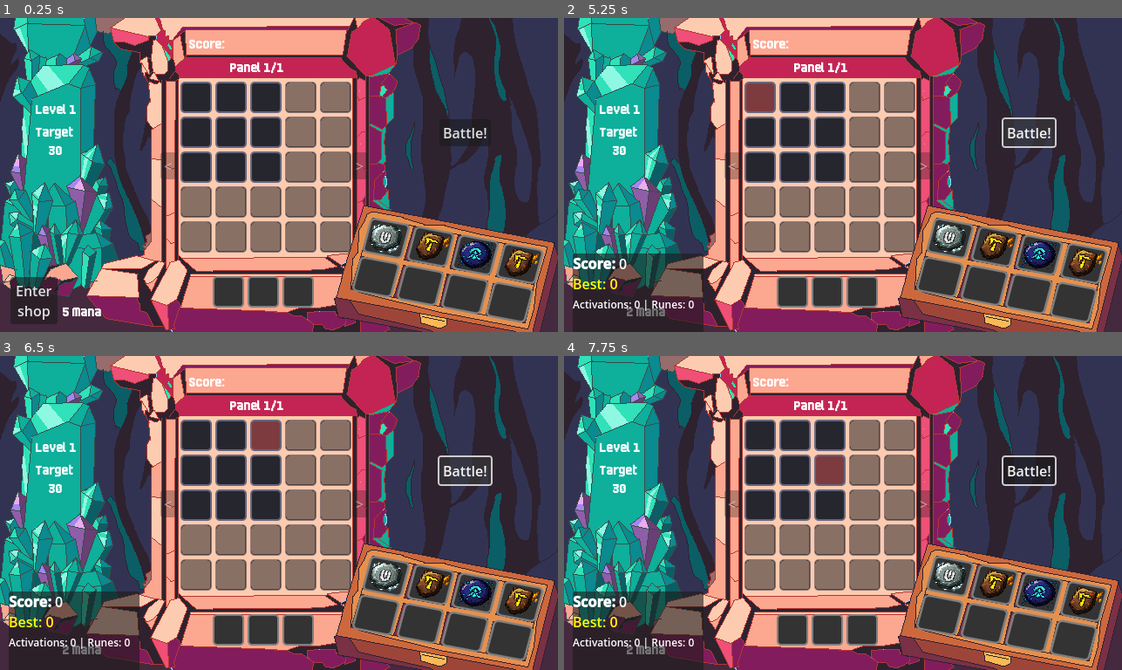
Above: before the commit, frames 1-4 (two rows, left to right).
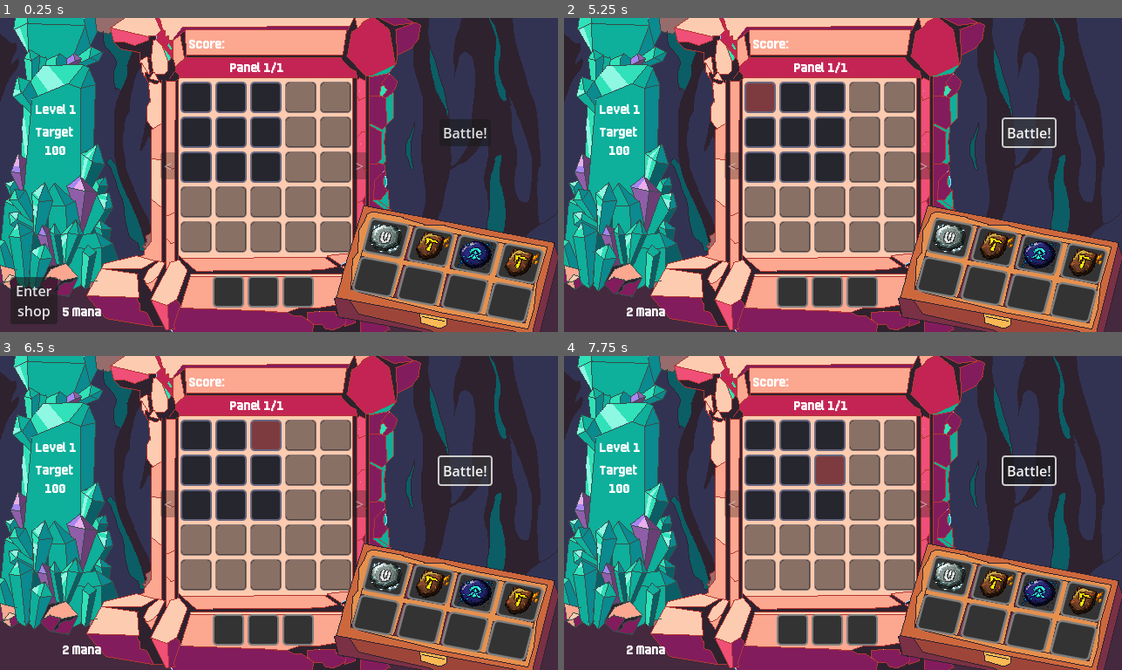
Above: after the commit, the same moments.

Repository: RenatoAAB/Runes
Game: Godot game, scene res://scenes/main.tscn
Two runs of this game, one before a commit and one after it. Both use one fixed random seed, a clock stepped at 60 frames per second and the inputs below.
Inputs (mouse positions are in pixels of both pictures, inside the frame that each line leads up to):
- Up to frame 1 (0.25 s): no input
- Up to frame 2 (5.25 s): click "Enter shop" at 0.5 s; click "Manage Runes" at 1.25 s; click "Enter shop" at 2 s; click "Pergaminho 1 Mana" at 2.75 s; click "Pergaminho 2 Mana" at 3.5 s; click "Manage Runes" at 4.25 s; click "Battle!" at 5 s
- Up to frame 3 (6.5 s): click "Battle!" at 5.75 s
- Up to frame 4 (7.75 s): click "Battle!" at 6.5 s; tap Enter at 7.25 s; drag from (759, 434) to (898, 443) at 7.27 s

The runs differ from the first frame. In frame 1, less than 0.1% of the frame differs, in the area x 8-12%, y 40-44%; in frame 2, 5.8%, in the area x 1-25%, y 40-100%; in frame 3, 5.8%; in frame 4, 5.8%.

Commit message:
ajustes score ultima rodada

Diff:
--- a/scenes/main.tscn
+++ b/scenes/main.tscn
@@ -55,7 +55,7 @@
 [node name="GameManager" type="Node" parent="Managers" node_paths=PackedStringArray("inventory_manager")]
 script = ExtResource("1_o6xl0")
 inventory_manager = NodePath("../InventoryManager")
-base_target_score = 30
+base_target_score = 100
 initial_runes = Array[ExtResource("5_muem4")]([ExtResource("6_muem4"), ExtResource("7_dp3eg"), ExtResource("8_0ld40"), ExtResource("9_gqmmt")])
 rune_drop_rates = ExtResource("18_pm3ni")
 
--- a/scripts/autoloads/statistics_manager.gd
+++ b/scripts/autoloads/statistics_manager.gd
@@ -116,9 +116,6 @@
 # =============================================================================
 
 func _on_battle_started(_panel_count: int) -> void:
-	# Snapshot current round data before reset
-	_previous_round_score_by_rune = battle.get("score_by_rune", {}).duplicate()
-	_previous_round_activations_by_rune = battle.get("activations_by_rune", {}).duplicate()
 	_reset_battle_stats()
 
 
@@ -126,6 +123,10 @@
 	battle["ended_at"] = Time.get_ticks_msec()
 	battle["duration_msec"] = battle["ended_at"] - battle["started_at"]
 	battle["total_score"] = total_score
+
+	# Snapshot per-rune data for secondary tooltip (available during PLANNING)
+	_previous_round_score_by_rune = battle.get("score_by_rune", {}).duplicate()
+	_previous_round_activations_by_rune = battle.get("activations_by_rune", {}).duplicate()
 
 	# Update run stats
 	run["rounds_played"] += 1
--- a/scripts/logic/game_manager.gd
+++ b/scripts/logic/game_manager.gd
@@ -32,9 +32,10 @@
 
 @export var inventory_manager: InventoryManager
 
-# Curve settings
-@export var base_target_score: int = 50
-@export var score_growth_per_level: float = 1.5
+# Curve settings — Target(n) = base × (g0 + s×(n-1))^(n-1)
+@export var base_target_score: int = 100
+@export var score_growth_initial: float = 1.5
+@export var score_growth_acceleration: float = 0.05
 
 var current_level: int = 1
 var current_target_score: int = 0
@@ -318,8 +319,10 @@
 	start_game()
 
 func _calculate_target_score(level: int) -> int:
-	# Simple exponential curve
-	return int(base_target_score * pow(score_growth_per_level, level - 1))
+	# Accelerating exponential: growth itself grows each round
+	var n := level - 1
+	var effective_growth := score_growth_initial + score_growth_acceleration * n
+	return int(base_target_score * pow(effective_growth, n))
 
 func _setup_initial_inventory() -> void:
 	# Clear inventory
--- a/scripts/main_controller.gd
+++ b/scripts/main_controller.gd
@@ -805,16 +805,13 @@
 func _on_phase_changed(new_phase: GameEnums.GamePhase) -> void:
 	match new_phase:
 		GameEnums.GamePhase.BATTLE:
-			# Create stats display for battle
-			_create_stats_display()
 			# Hide shop during battle
 			_hide_shop()
 			# Hide enter shop button during battle
 			if enter_shop_button:
 				enter_shop_button.visible = false
 		GameEnums.GamePhase.RESOLUTION:
-			# Remove stats display after battle
-			_remove_stats_display()
+			pass  # BattleResultScreen handles end-of-round display
 		GameEnums.GamePhase.PLANNING:
 			# Hide shop view when planning starts (player can reopen it)
 			_hide_shop()
--- a/scripts/ui/tooltip_builder.gd
+++ b/scripts/ui/tooltip_builder.gd
@@ -240,8 +240,9 @@
 	var prev_activations: int = stats.get_previous_round_activations_for_rune(rune_id)
 	if prev_score == 0 and prev_activations == 0:
 		return ""
-	var text = "[color=gray]Rodada anterior:[/color]"
-	text += "\n[color=cyan]%d[/color] pts | %d ativ." % [prev_score, prev_activations]
+	var text = "[b][color=gray]Última rodada[/color][/b]"
+	text += "\n[color=cyan]+%d[/color] pts" % prev_score
+	text += "\n[color=yellow]★%d[/color] ativações" % prev_activations
 	return text
 
 
--- a/scripts/ui/tooltip_manager.gd
+++ b/scripts/ui/tooltip_manager.gd
@@ -95,6 +95,7 @@
 	_rune_text = ""
 	_stats_text = ""
 	_update_display()
+	_update_stats_display()
 
 func clear_slot_tooltip() -> void:
 	_slot_text = ""
